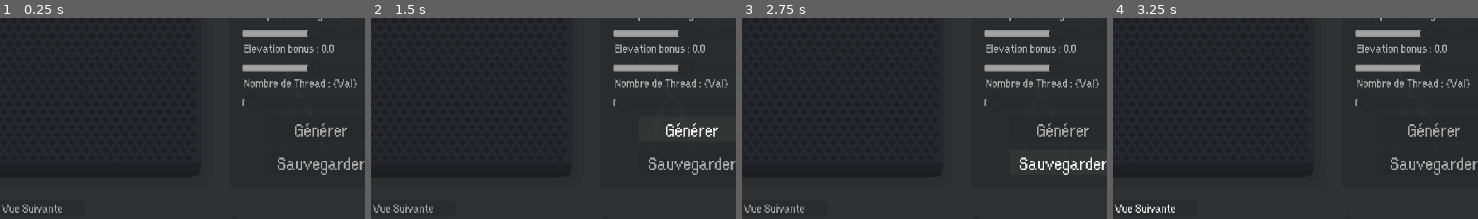
Above: before the commit, frames 1-4 (left to right).
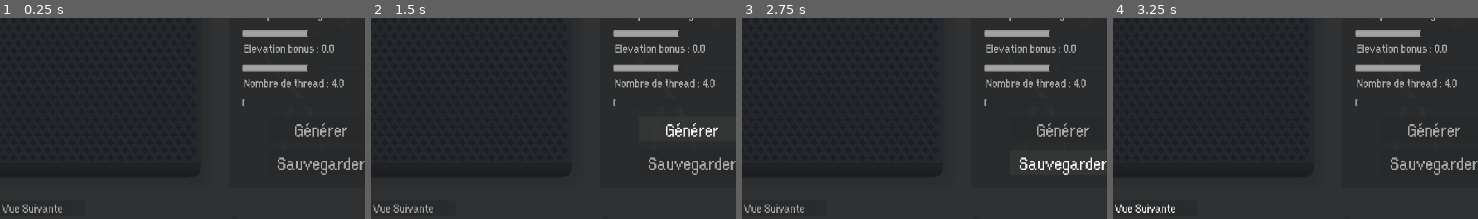
Above: after the commit, the same moments.

Repository: Jujedie/PlanetGenerator
Game: Godot game, scene res://data/scn/master.tscn
Same seed, same stepped clock (60 frames per second), same inputs: the game is played once before the commit and once after it.
Inputs (mouse positions are % of the whole screen's width and height, from its top left):
- Up to frame 1 (0.25 s): no input
- Up to frame 2 (1.5 s): click (89, 10) at 0.52 s; type "12" at 0.6 s; click "Générer" at 1.25 s
- Up to frame 3 (2.75 s): click "Sauvegarder" at 2 s
- Up to frame 4 (3.25 s): click "Vue Suivante" at 2.75 s
The pictures show only the part of the screen within x 45-95%, y 50-100%; the shares and areas given below are measured in that part.

The runs differ from the first frame. In frame 1, 0.4% of the frame differs, in the area x 80-98%, y 30-35%; in frame 2, 0.4%; in frame 3, 0.4%; in frame 4, 0.4%.
Error in both runs: Invalid assignment of property or key 'nb_thread' with value of type 'int' on a base object of type 'RefCounted (PlanetGenerator)'. (res://src/planetGenerator.…

Commit message:
Ajouter l'affichage du nombre de threads dans la fonction _ready du générateur de planète.

Diff:
--- a/src/master.gd
+++ b/src/master.gd
@@ -29,6 +29,10 @@
 	var sldElevation = $Node2D/Control/sldElevation
 	label = $Node2D/Control/sldElevation/Node2D/Label
 	label.text = "Elevation bonus : "+str(sldElevation.value)
+
+	var sldThread = $Node2D/Control/sldThread
+	label = $Node2D/Control/sldThread/Node2D/Label
+	label.text = "Nombre de thread : "+str(sldThread.value)
 
 
 func _on_sld_rayon_planetaire_value_changed(value: float) -> void:
